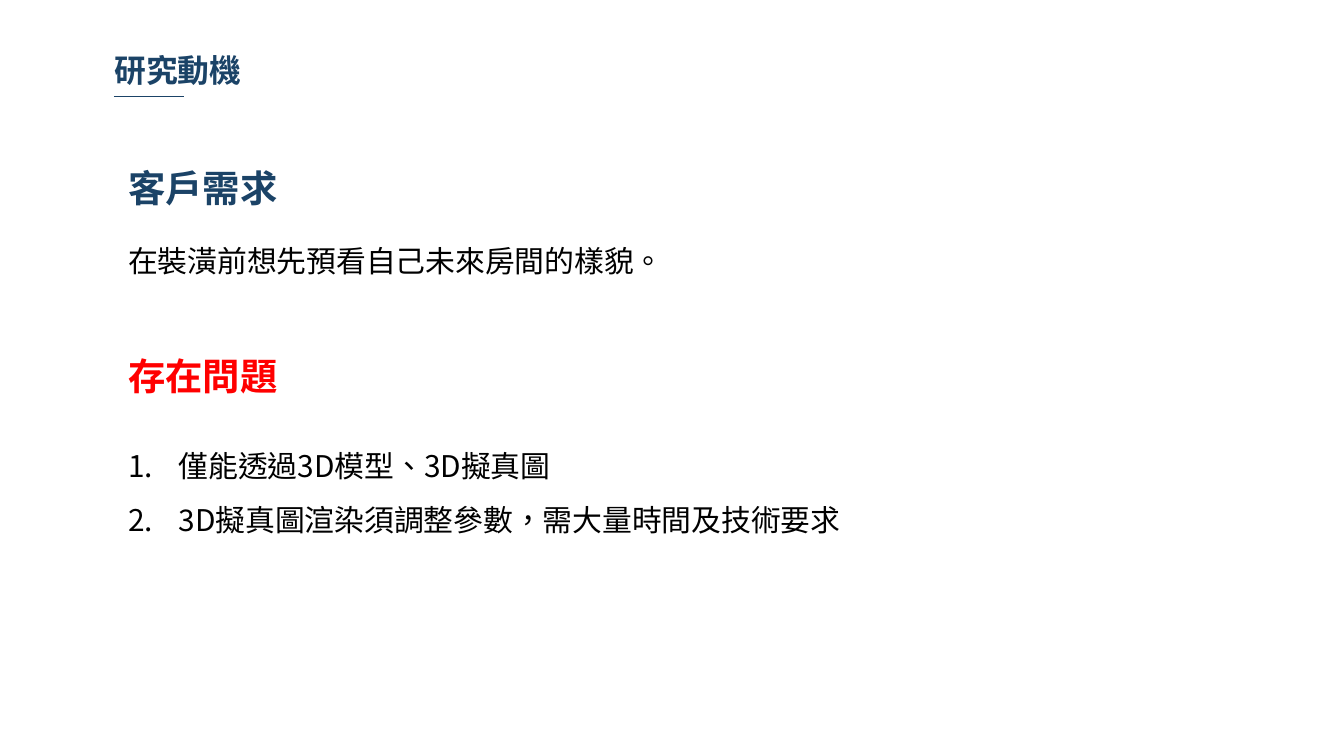
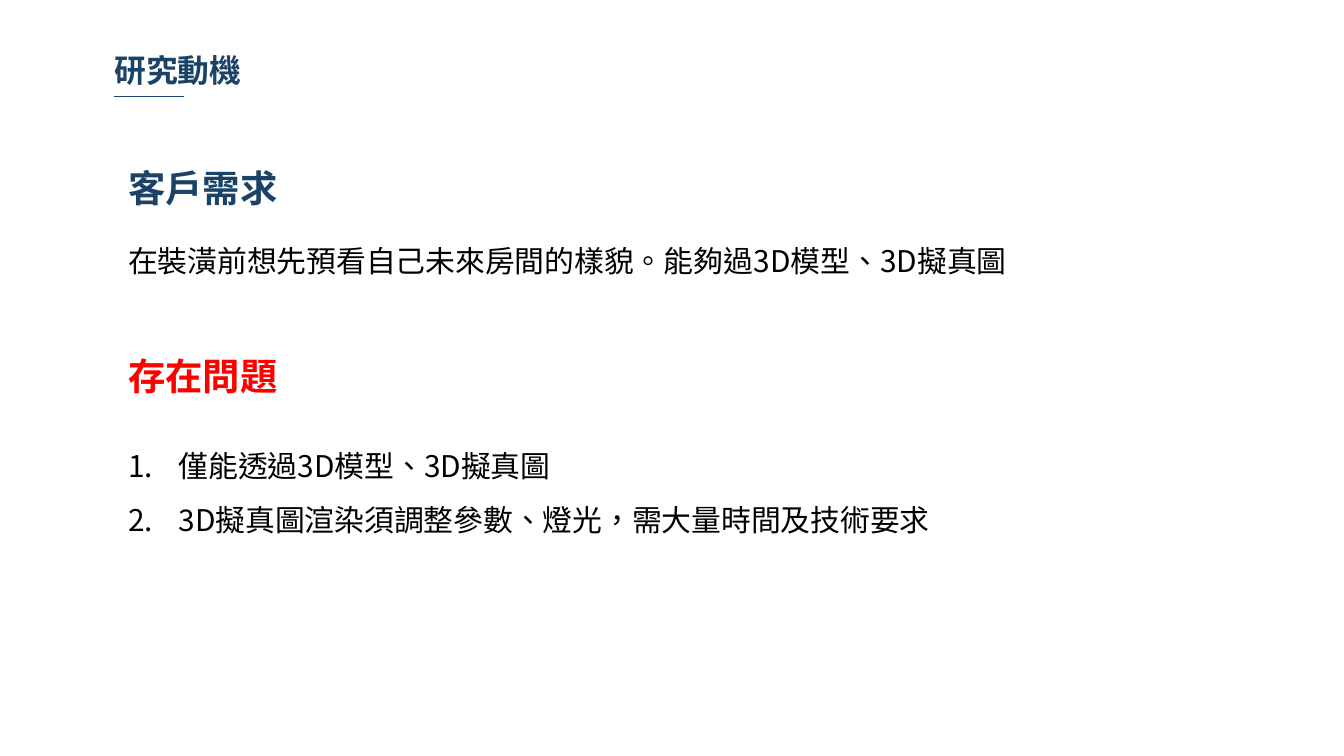
Before and after one commit to 10994015/paper, a slide deck: slide 6 of 論文/論文寫作期末報告.pptx. Drawn at 1344x756 pixels with LibreOffice and Linux fonts; fonts in the diff are those of the drawing; background and template pictures are left out. Boxes give left, top, right and bottom in pixels: in the first picture for what was removed or moved away, otherwise in the second. Text is boxed around its words. In the diff, an @@ line names an element or a change of style, - is before the commit and + after.

```diff
--- a/論文/論文寫作期末報告.pptx
+++ b/論文/論文寫作期末報告.pptx
@@ text at [128, 247, 1006, 275]: text changed @@
-在裝潢前想先預看自己未來房間的樣貌。
+在裝潢前想先預看自己未來房間的樣貌。能夠過3D模型、3D擬真圖
@@ text at [179, 506, 930, 534]: text changed @@
-2. 3D擬真圖渲染須調整參數，需大量時間及技術要求
+2. 3D擬真圖渲染須調整參數、燈光，需大量時間及技術要求
```
Also in this commit, not shown: 7 other slides changed, 1 slide added.
